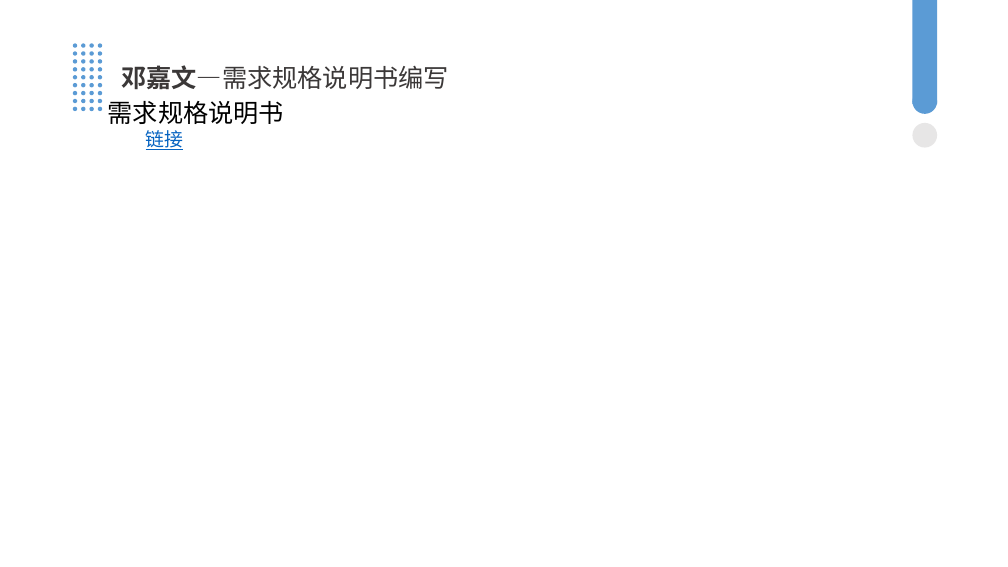
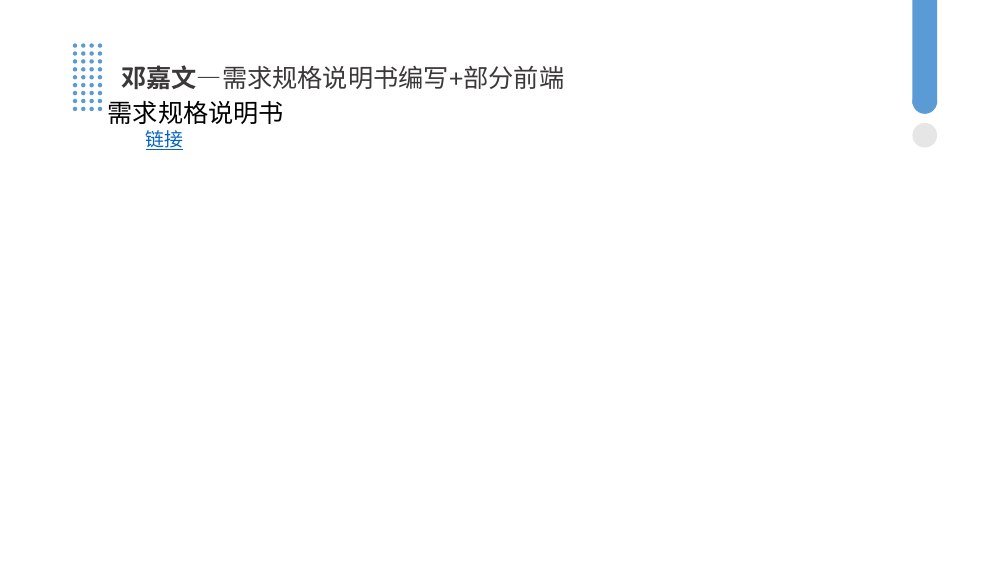
Before and after one commit to Starmoon30/Random-Shop, a slide deck: slide 24 of 第四次阶段性评审PPT.pptx. Drawn at 1008x567 pixels with LibreOffice and Linux fonts; fonts in the diff are those of the drawing. Boxes give left, top, right and bottom in pixels: in the first picture for what was removed or moved away, otherwise in the second. Text is boxed around its words. In the diff, an @@ line names an element or a change of style, - is before the commit and + after.

```diff
--- a/第四次阶段性评审PPT.pptx
+++ b/第四次阶段性评审PPT.pptx
@@ text at bbox=[121, 65, 564, 90]: text changed @@
-邓嘉文—需求规格说明书编写
+邓嘉文—需求规格说明书编写+部分前端
```
Also in this commit, not shown: 3 other slides changed, 6 other files.
